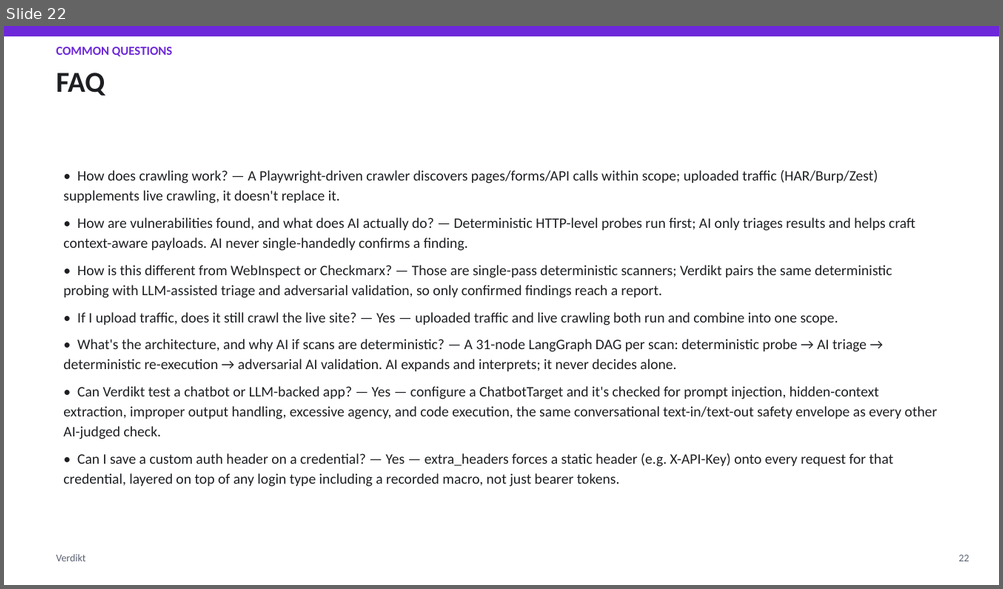
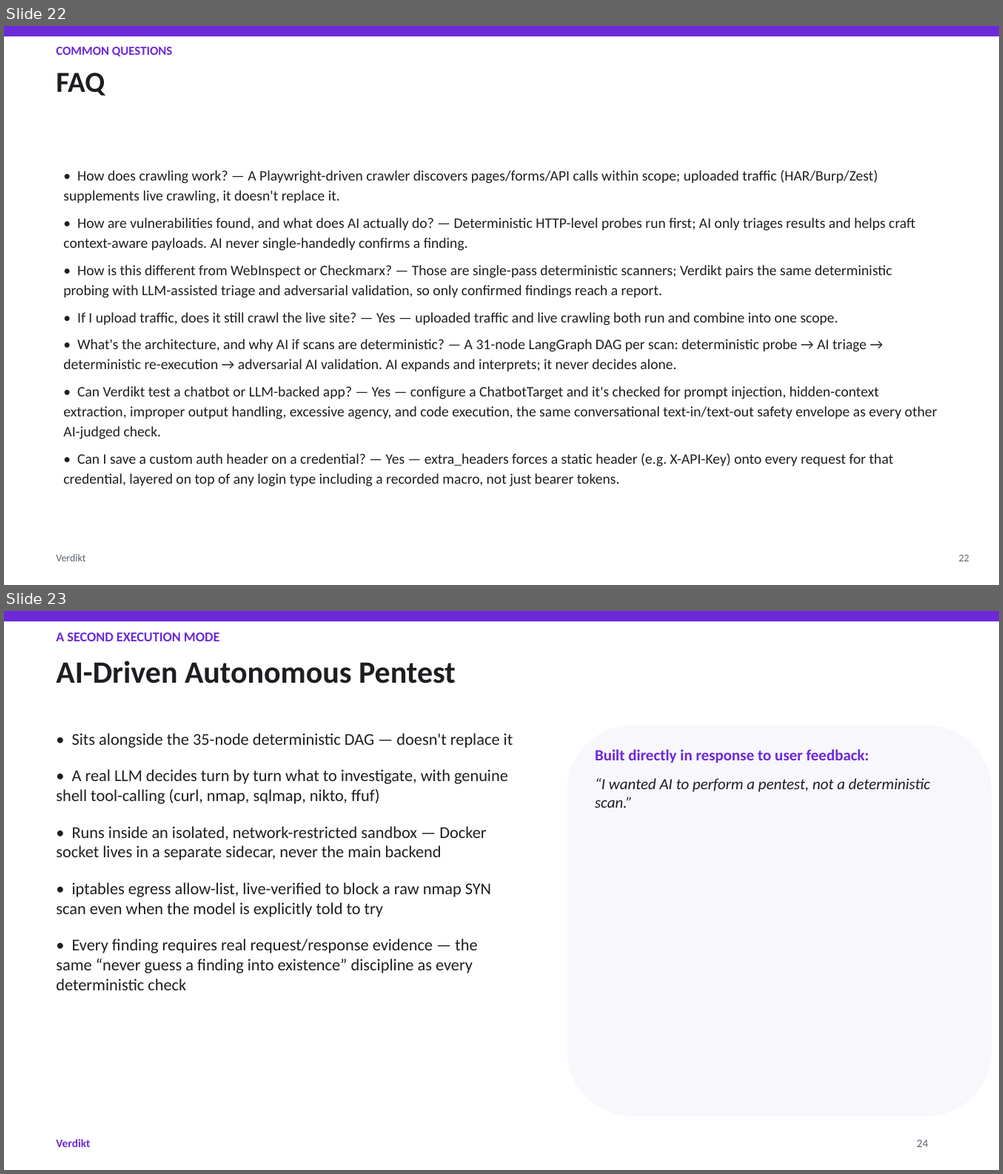
Before and after one commit to mudigondabhanu85/verdikt, a slide deck: docs/architecture-overview/Verdikt_Presentation.pptx. Shown one above the other, each under a label of ours: slide 22 before the commit, slides 22 and 23 after it. The pictures are 1003x589 and 1003x1174 pixels, drawn with LibreOffice and Linux fonts; fonts in the diff are those of the drawing. Boxes give left, top, right and bottom in pixels: in the first picture for what was removed or moved away, otherwise in the second. Text is boxed around its words. In the diff, an @@ line names an element or a change of style, - is before the commit and + after.

```diff
--- a/docs/architecture-overview/Verdikt_Presentation.pptx
+++ b/docs/architecture-overview/Verdikt_Presentation.pptx
@@ slide 23 added at [4, 611, 999, 1170], background #FFFFFF @@
@@ rectangle added at [4, 611, 999, 621], fill #6D28D9 @@
@@ text added at [56, 632, 219, 641], 13 pt, text #6D28D9, bold @@
+A SECOND EXECUTION MODE
@@ text added at [56, 661, 455, 684], 30 pt, text #1C1E21, bold @@
+AI-Driven Autonomous Pentest
@@ text added at [56, 733, 513, 991], 16 pt, text #1C1E21 @@
+• Sits alongside the 35-node deterministic DAG — doesn't replace it
+• A real LLM decides turn by turn what to investigate, with genuine shell tool-calling (curl, nmap, sqlmap, nikto, ffuf)
+• Runs inside an isolated, network-restricted sandbox — Docker socket lives in a separate sidecar, never the main backend
+• iptables egress allow-list, live-verified to block a raw nmap SYN scan even when the model is explicitly told to try
+• Every finding requires real request/response evidence — the same “never guess a finding into existence” discipline as every deterministic check
@@ rounded rectangle added at [567, 725, 992, 1117], fill #F8F7FC @@
@@ text added at [595, 749, 930, 808], 15 pt, text #1C1E21, italic @@
+Built directly in response to user feedback:
+“I wanted AI to perform a pentest, not a deterministic scan.”
@@ text added at [56, 1139, 90, 1147], 11 pt, text #6D28D9, bold @@
+Verdikt
@@ text added at [916, 1140, 928, 1147], 11 pt, text #5B6270 @@
+24
```
Also in this commit, not shown: 1 other slide added, 8 other files.
